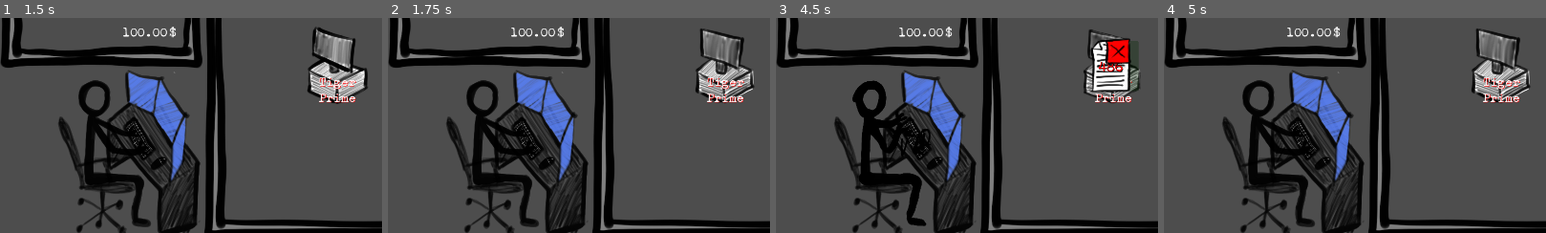
Above: before the commit, frames 1-4 (left to right).
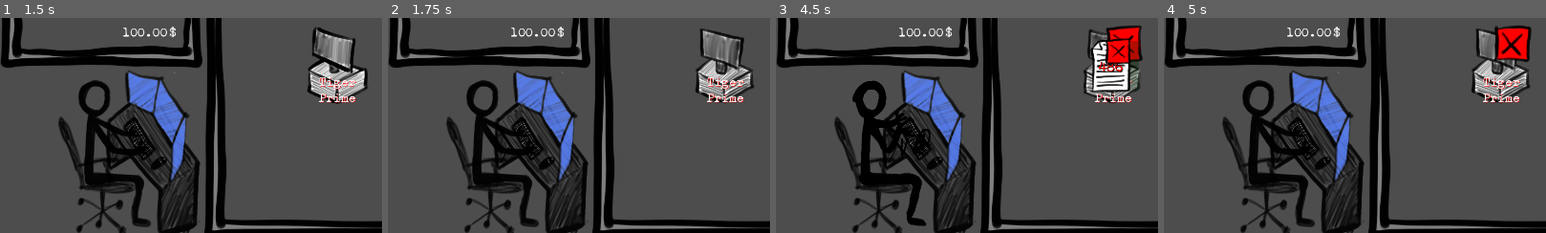
Above: after the commit, the same moments.

Repository: ildede/game-off-2025
Game: Godot game, scene res://scenes/ui/start_screen/start.tscn
Same seed, same stepped clock (60 frames per second), same inputs: the game is played once before the commit and once after it.
Inputs (mouse positions are % of the whole screen's width and height, from its top left):
- Up to frame 1 (1.5 s): click "START" at 0.5 s; click "Accept" at 1.25 s
- Up to frame 2 (1.75 s): no input
- Up to frame 3 (4.5 s): move the mouse to (72, 45) at 2.02 s; click (72, 45) at 2.17 s; move the mouse to (30, 55) at 2.77 s; click (30, 55) at 2.92 s; move the mouse to (60, 28) at 3.52 s; click (60, 28) at 3.67 s; move the mouse to (44, 59) at 4.27 s; click (44, 59) at 4.42 s
- Up to frame 4 (5 s): no input
The pictures show only the part of the screen within x 0-50%, y 48-98%; the shares and areas given below are measured in that part.

Frame 1 is identical in both runs. In frame 2, less than 0.1% of the frame differs, in the area x 81-96%, y 24-38%; in frame 3, 0.9%; in frame 4, 1.5%, in the area x 81-97%, y 3-38%.

Commit message:
feat: delete a client

Diff:
--- a/autoloads/client_data.gd
+++ b/autoloads/client_data.gd
@@ -68,7 +68,7 @@
 
 func dictionary_to_client(obj_in: Dictionary) -> Models.ClientObject:
 	var client = Models.ClientObject.new()
-	client.is_accepted = false
+	client.is_removed = false
 	client.id = obj_in.get("id", randi())
 	client.name = obj_in.get("name")
 	client.engagement_email = obj_in.get("engagement_email")
--- a/autoloads/global.gd
+++ b/autoloads/global.gd
@@ -4,6 +4,7 @@
 signal client_send_task(task: Task)
 signal letter_hit_task(letter: Letter, task: Task)
 signal new_priority_task(task: Task)
+signal client_deleted(id: int)
 signal task_deleted(id: int)
 signal task_finished(id: int)
 signal task_failed(id: int)
--- a/autoloads/models.gd
+++ b/autoloads/models.gd
@@ -43,7 +43,7 @@
 	var bills: Array[BillObject] = []
 
 class ClientObject:
-	var is_accepted: bool
+	var is_removed: bool
 	var id: int
 	var name: String
 	var engagement_email: String
--- a/scenes/game/entities/client/client.gd
+++ b/scenes/game/entities/client/client.gd
@@ -21,3 +21,16 @@
 
 func spawn_task(task: Task) -> void:
 	path_to_translator.add_child(task)
+
+
+func _on_area_2d_mouse_entered() -> void:
+	$Delete.visible = true
+
+func _on_area_2d_mouse_exited() -> void:
+	$Delete.visible = false
+
+func _on_delete_pressed() -> void:
+	Global.client_deleted.emit(client_id)
+	$Sprite.play("delete")
+	await get_tree().create_timer(2).timeout
+	queue_free()
--- a/scenes/game/entities/client/client.tscn
+++ b/scenes/game/entities/client/client.tscn
@@ -1,10 +1,18 @@
-[gd_scene load_steps=7 format=3 uid="uid://dcumfskefaxom"]
+[gd_scene load_steps=17 format=3 uid="uid://dcumfskefaxom"]
 
 [ext_resource type="Script" uid="uid://ce7obqaor6lhc" path="res://scenes/game/entities/client/client.gd" id="1_gdxsl"]
 [ext_resource type="Texture2D" uid="uid://cr7gnttryrull" path="res://scenes/game/entities/client/assets/client01.png" id="2_4ht41"]
 [ext_resource type="Texture2D" uid="uid://yqudw3884n6q" path="res://scenes/game/entities/client/assets/client02.png" id="3_bi8gk"]
 [ext_resource type="Texture2D" uid="uid://brymf0nv1ug7u" path="res://scenes/game/entities/client/assets/client03.png" id="4_2752e"]
 [ext_resource type="Texture2D" uid="uid://cw2oah5xhhpoo" path="res://scenes/game/entities/client/assets/client04.png" id="5_7ndme"]
+[ext_resource type="Texture2D" uid="uid://bxtn3pv28hvcj" path="res://scenes/game/entities/client/assets/delete01.png" id="6_2jr2s"]
+[ext_resource type="Texture2D" uid="uid://bsbe1d637bbli" path="res://scenes/game/entities/task/assets/close01.png" id="6_7d8ro"]
+[ext_resource type="Texture2D" uid="uid://bxbkh7jfnf8d8" path="res://scenes/game/entities/task/assets/close02.png" id="7_88yw0"]
+[ext_resource type="Texture2D" uid="uid://cdwhda4efxma4" path="res://scenes/game/entities/client/assets/delete02.png" id="7_f1q1w"]
+[ext_resource type="Texture2D" uid="uid://dmpyv740vfs4r" path="res://scenes/game/entities/client/assets/delete03.png" id="8_l45es"]
+[ext_resource type="Texture2D" uid="uid://gseo7tudly75" path="res://scenes/game/entities/task/assets/close03.png" id="8_swdha"]
+[ext_resource type="Texture2D" uid="uid://bc8slt3fttv8t" path="res://scenes/game/entities/task/assets/close04.png" id="9_n2ha8"]
+[ext_resource type="Texture2D" uid="uid://cp7q3dshthqh7" path="res://scenes/game/entities/client/assets/delete04.png" id="9_o48si"]
 
 [sub_resource type="SpriteFrames" id="SpriteFrames_7d8ro"]
 animations = [{
@@ -24,7 +32,38 @@
 "loop": true,
 "name": &"default",
 "speed": 5.0
+}, {
+"frames": [{
+"duration": 1.0,
+"texture": ExtResource("6_2jr2s")
+}, {
+"duration": 1.0,
+"texture": ExtResource("7_f1q1w")
+}, {
+"duration": 1.0,
+"texture": ExtResource("8_l45es")
+}, {
+"duration": 1.0,
+"texture": ExtResource("9_o48si")
+}],
+"loop": true,
+"name": &"delete",
+"speed": 5.0
 }]
+
+[sub_resource type="AnimatedTexture" id="AnimatedTexture_2jr2s"]
+frames = 4
+frame_0/texture = ExtResource("6_7d8ro")
+frame_0/duration = 0.2
+frame_1/texture = ExtResource("7_88yw0")
+frame_1/duration = 0.2
+frame_2/texture = ExtResource("8_swdha")
+frame_2/duration = 0.2
+frame_3/texture = ExtResource("9_n2ha8")
+frame_3/duration = 0.2
+
+[sub_resource type="RectangleShape2D" id="RectangleShape2D_7d8ro"]
+size = Vector2(141, 188)
 
 [node name="Client" type="Control"]
 layout_mode = 3
@@ -33,20 +72,36 @@
 
 [node name="Sprite" type="AnimatedSprite2D" parent="."]
 sprite_frames = SubResource("SpriteFrames_7d8ro")
+animation = &"delete"
 
 [node name="Name" type="Label" parent="."]
 layout_mode = 1
-anchors_preset = 15
-anchor_right = 1.0
-anchor_bottom = 1.0
 offset_left = -80.0
 offset_top = -100.0
 offset_right = 80.0
 offset_bottom = 100.0
-grow_horizontal = 2
-grow_vertical = 2
 theme_override_colors/font_shadow_color = Color(1, 0, 0, 1)
 text = "client name"
 horizontal_alignment = 1
 vertical_alignment = 2
 autowrap_mode = 2
+
+[node name="Delete" type="TextureButton" parent="."]
+process_mode = 3
+visible = false
+layout_mode = 0
+offset_left = -22.857145
+offset_top = -101.428566
+offset_right = 77.14285
+offset_bottom = -1.428566
+texture_normal = SubResource("AnimatedTexture_2jr2s")
+
+[node name="Area2D" type="Area2D" parent="."]
+
+[node name="CollisionShape2D" type="CollisionShape2D" parent="Area2D"]
+position = Vector2(0.5, -3)
+shape = SubResource("RectangleShape2D_7d8ro")
+
+[connection signal="pressed" from="Delete" to="." method="_on_delete_pressed"]
+[connection signal="mouse_entered" from="Area2D" to="." method="_on_area_2d_mouse_entered"]
+[connection signal="mouse_exited" from="Area2D" to="." method="_on_area_2d_mouse_exited"]
--- a/scenes/game/entities/task/task.gd
+++ b/scenes/game/entities/task/task.gd
@@ -50,7 +50,6 @@
 		Global.new_priority_task.emit(self)
 
 func _on_delete_pressed() -> void:
-	print("deleted pressed")
 	Global.task_deleted.emit(get_task_id())
 
 func _on_character_body_2d_mouse_entered() -> void:
--- a/scenes/game/translator/translator.gd
+++ b/scenes/game/translator/translator.gd
@@ -34,9 +34,10 @@
 	var target_task = tasks.pick_random()
 	if priority_task:
 		target_task = priority_task
-	l.target = target_task
-	l.target_id = target_task.get_node("CharacterBody2D").task_id
-	add_child(l)
+	if is_instance_valid(target_task):
+		l.target = target_task
+		l.target_id = target_task.get_node("CharacterBody2D").task_id
+		add_child(l)
 
 func handle_task_deleted(task_id: int) -> void:
 	var found_index = tasks.find_custom(func has_task_id(t):
--- a/scenes/ui/main_screen/main.gd
+++ b/scenes/ui/main_screen/main.gd
@@ -16,10 +16,15 @@
 	Global.task_finished.connect(handle_task_finished)
 	Global.task_failed.connect(handle_task_failed)
 	Global.task_deleted.connect(handle_task_deleted)
+	Global.client_deleted.connect(handle_client_deleted)
 
 	for client_info in Global.game_state.clients:
-		var added = add_new_client_to_scene(client_info)
-		active_clients.set(client_info.id, added)
+		if client_info.is_removed:
+			active_clients.set(client_info.id, {})
+		else:
+			var added = add_new_client_to_scene(client_info)
+			active_clients.set(client_info.id, added)
+
 
 	for task_info: Models.OngoingTask in Global.game_state.ongoing_task:
 		if active_clients.has(task_info.client_id):
@@ -60,7 +65,7 @@
 func handle_spawn_tasks() -> void:
 	print("[MAIN] handle_spawn_tasks")
 	for client in Global.game_state.clients:
-		if active_clients.has(client.id):
+		if active_clients.has(client.id) and not client.is_removed:
 			var task_object = client.get_task_to_spawn(Global.game_state.current_day)
 			if task_object:
 				if task_object.need_confirmation_email:
@@ -99,6 +104,20 @@
 	if found_index >= 0:
 		var finished_task = Global.game_state.ongoing_task.pop_at(found_index)
 		Global.update_reputation.emit(finished_task.reputation_on_failure)
+
+func handle_client_deleted(client_id: int) -> void:
+	print("[MAIN] handle_task_deleted for task_id ", client_id)
+	active_clients.set(client_id, {})
+
+	var client_index = Global.game_state.clients.find_custom(func(c): return c.id == client_id)
+	if client_index >= 0:
+		Global.game_state.clients[client_index].is_removed = true
+		Global.update_reputation.emit(-5)
+
+	var ids_to_delete = Global.game_state.ongoing_task.filter(func(t): return t.client_id == client_id).map(func(t): return t.task_id)
+	for id in ids_to_delete:
+		Global.task_deleted.emit(id)
+
 
 func handle_end_of_the_day() -> void:
 	print("[MAIN] handle_end_of_the_day")
Binary file changed: scenes/game/entities/client/assets/client02.png
Binary file changed: scenes/game/entities/client/assets/client03.png
Binary file added: scenes/game/entities/client/assets/delete01.png
Not shown, added: scenes/game/entities/client/assets/delete01.png.import
Binary file added: scenes/game/entities/client/assets/delete02.png
Not shown, added: scenes/game/entities/client/assets/delete02.png.import
Binary file added: scenes/game/entities/client/assets/delete03.png
Not shown, added: scenes/game/entities/client/assets/delete03.png.import
Binary file added: scenes/game/entities/client/assets/delete04.png
Not shown, added: scenes/game/entities/client/assets/delete04.png.import
